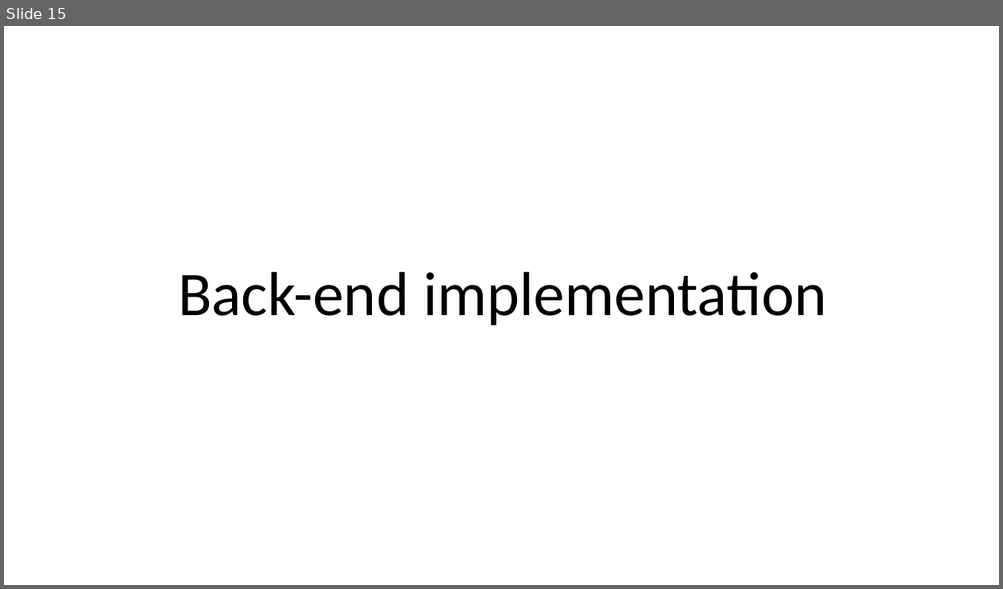
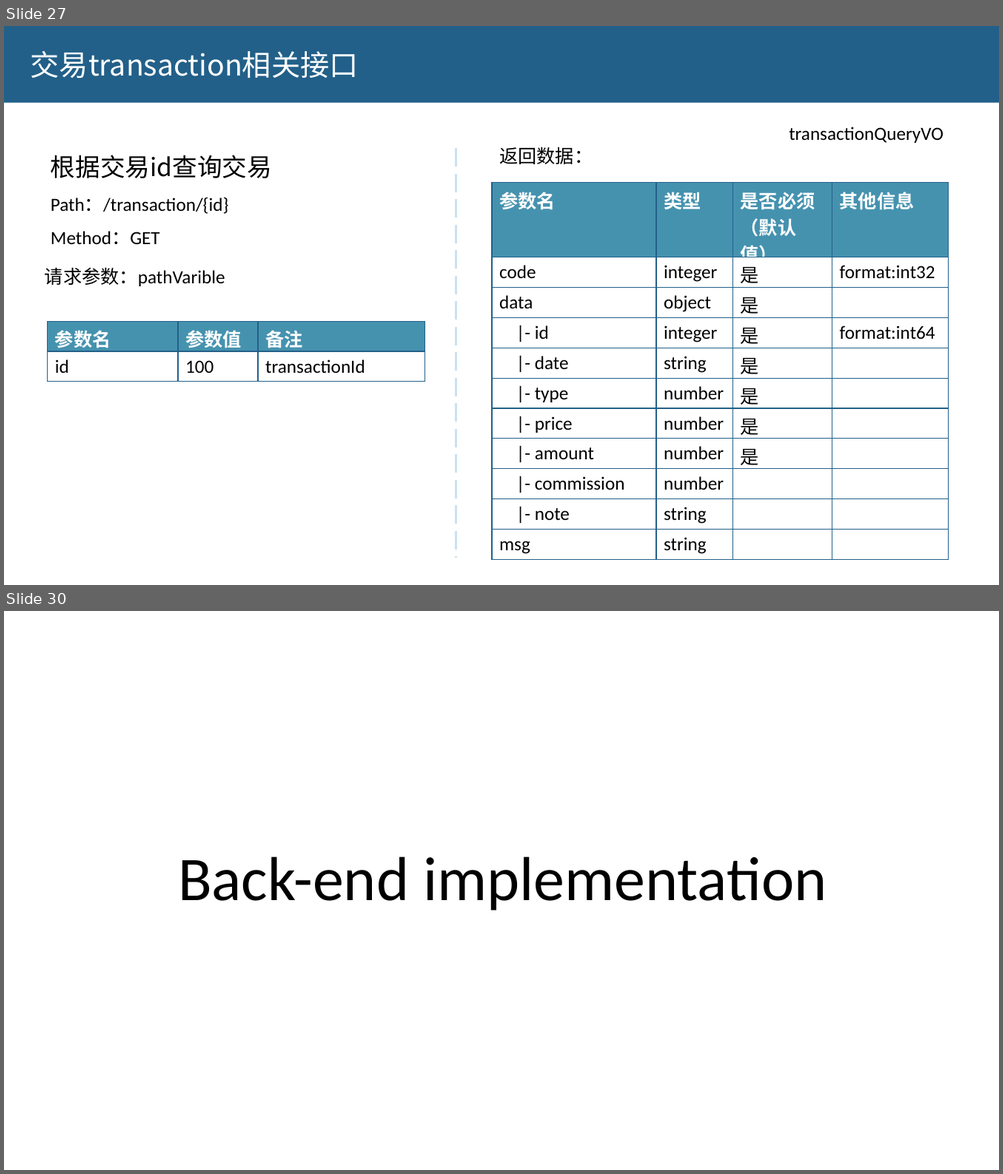
Before and after one commit to 7000qwq/gold, a slide deck: design.pptx. Shown one above the other, each under a label of ours: slide 15 before the commit, slides 27 and 30 after it; the slides between them are not shown. The pictures are 1003x589 and 1003x1174 pixels, drawn with LibreOffice and Linux fonts; fonts in the diff are those of the drawing. Boxes give left, top, right and bottom in pixels: in the first picture for what was removed or moved away, otherwise in the second. Text is boxed around its words. In the diff, an @@ line names an element or a change of style, - is before the commit and + after.

Commit message:
finish interface and data-class design

```diff
--- a/design.pptx
+++ b/design.pptx
@@ slide 27 added at bbox=[4, 26, 999, 585], background #FFFFFF @@
@@ rectangle added at bbox=[4, 26, 999, 103], fill #226089 @@
@@ text added at bbox=[31, 51, 358, 79], 28 pt, text #FFFFFF @@
+交易transaction相关接口
@@ text added at bbox=[788, 127, 943, 143], 18 pt, text #000000 @@
+transactionQueryVO
@@ text added at bbox=[51, 155, 272, 244], 18 pt, text #000000 @@
+根据交易id查询交易
+Path：/transaction/{id}
+Method：GET
@@ line added from (456, 148) to (456, 559), #C9E1F2 2.25 pt dashed @@
@@ text added at bbox=[499, 147, 592, 164], 18 pt, text #000000 @@
+返回数据：
@@ table added at bbox=[492, 183, 948, 557], 11 rows, 4 columns @@
+参数名 | 类型 | 是否必须（默认值） | 其他信息
+code | integer | 是 | format:int32
+data | object | 是 | 
+|- id | integer | 是 | format:int64
+|- date | string | 是 | 
+|- type | number | 是 | 
+|- price | number | 是 | 
+|- amount | number | 是 | 
+|- commission | number |  | 
+|- note | string |  | 
+msg | string |  | 
@@ text added at bbox=[45, 267, 225, 286], 18 pt, text #000000 @@
+请求参数：pathVarible
@@ table added at bbox=[47, 321, 425, 382], 2 rows, 3 columns @@
+参数名 | 参数值 | 备注
+id | 100 | transactionId
@@ what was slide 15 is now slide 30 @@
```
Also in this commit, not shown: 4 slides changed, 15 other slides added, 5 other files.
